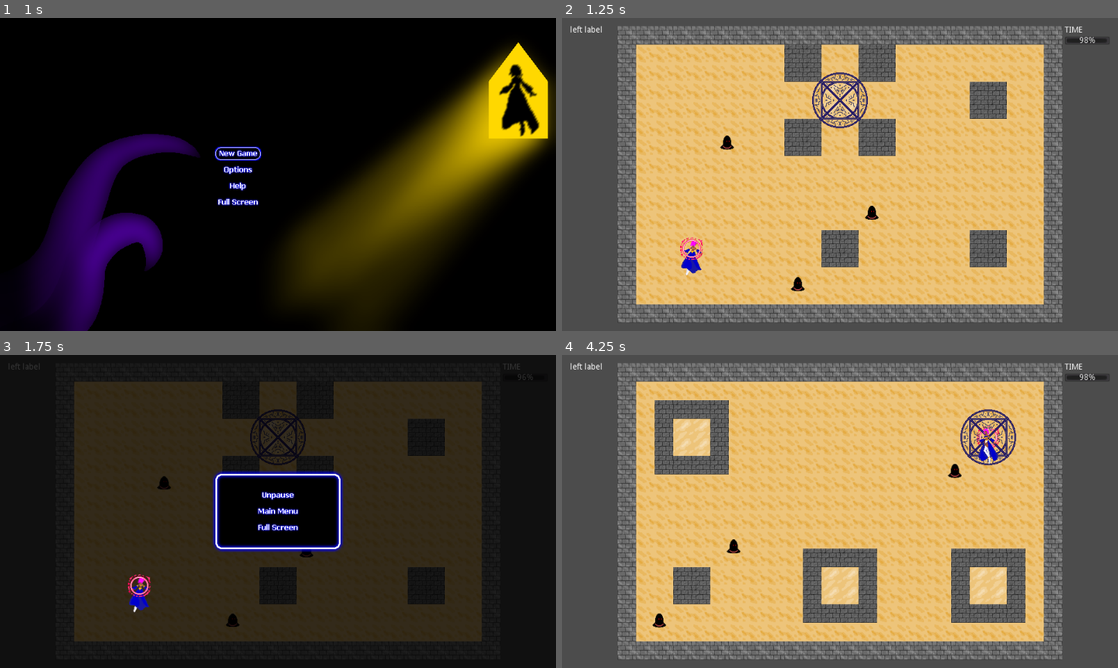
Above: before the commit, frames 1-4 (two rows, left to right).
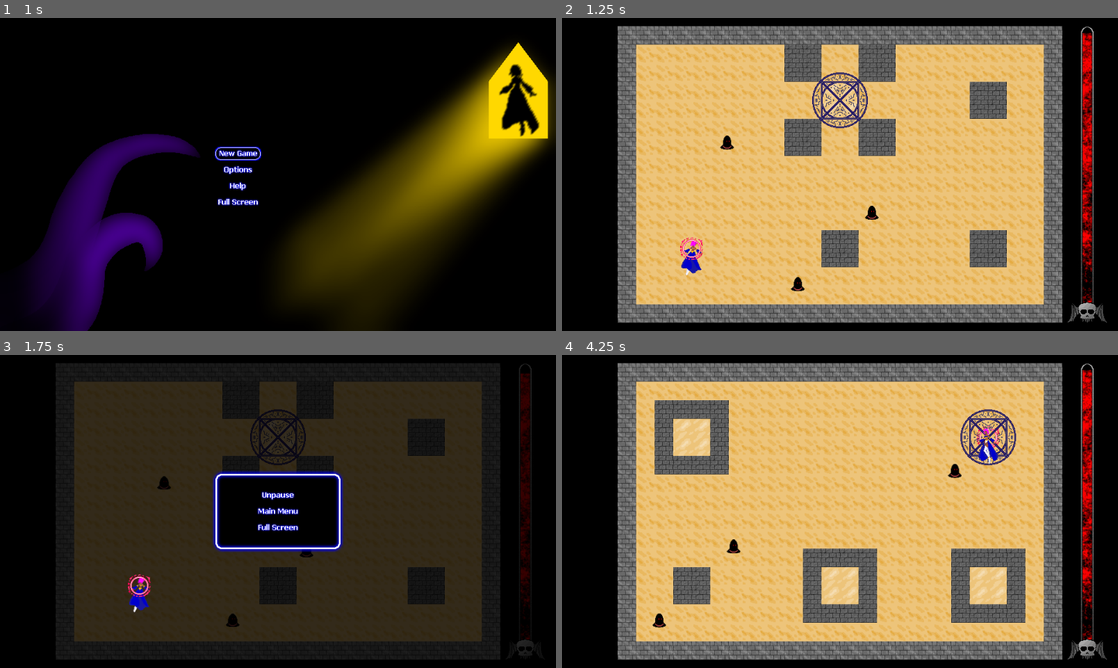
Above: after the commit, the same moments.

Repository: alpacanumerals/LD51
Game: Godot game, scene res://Title.tscn
The game is run twice, just before and just after one commit, with the same random seed, the same clock (stepped at 60 frames per second) and the same inputs.
Inputs (mouse positions are in pixels of both pictures, inside the frame that each line leads up to):
- Up to frame 1 (1 s): click (239, 152) at 0.5 s
- Up to frame 2 (1.25 s): no input
- Up to frame 3 (1.75 s): tap Enter at 1.25 s; move the mouse to (400, 495) at 1.27 s; hold Right (ui_right) from 1.28 s (still down); tap P at 1.35 s; click (400, 495) at 1.42 s
- Up to frame 4 (4.25 s): release Right (ui_right) at 2 s; click (840, 527) at 2 s; click (840, 511) at 2.75 s; click (801, 489) at 3.5 s

Frame 1 is identical in both runs. In frame 2, 24% of the frame differs, in the area x 0-100%, y 0-100%; in frame 3, 0.5%; in frame 4, 24%.

Commit message:
timebar

Diff:
--- a/level/Game.tscn
+++ b/level/Game.tscn
@@ -1,11 +1,18 @@
-[gd_scene load_steps=4 format=2]
+[gd_scene load_steps=6 format=2]
 
 [ext_resource path="res://level/PlayArea.tscn" type="PackedScene" id=1]
+[ext_resource path="res://art/bar.png" type="Texture" id=2]
+[ext_resource path="res://art/barfill.png" type="Texture" id=3]
+[ext_resource path="res://level/timeprogress.gd" type="Script" id=4]
 [ext_resource path="res://level/game.gd" type="Script" id=8]
-[ext_resource path="res://level/timebar.gd" type="Script" id=9]
 
 [node name="GameRoot" type="Node"]
 script = ExtResource( 8 )
+
+[node name="ColorRect" type="ColorRect" parent="."]
+anchor_right = 1.0
+anchor_bottom = 1.0
+color = Color( 0, 0, 0, 1 )
 
 [node name="MarginContainer" type="MarginContainer" parent="."]
 anchor_right = 1.0
@@ -24,30 +31,31 @@
 margin_bottom = 512.0
 size_flags_horizontal = 3
 
-[node name="Label" type="Label" parent="MarginContainer/HBoxContainer/Left Bar"]
-margin_right = 78.0
-margin_bottom = 14.0
-text = "left label"
-
 [node name="PlayArea" parent="MarginContainer/HBoxContainer" instance=ExtResource( 1 )]
 
-[node name="Right Bar" type="VBoxContainer" parent="MarginContainer/HBoxContainer"]
+[node name="CenterContainer" type="CenterContainer" parent="MarginContainer/HBoxContainer"]
 margin_left = 854.0
 margin_right = 932.0
 margin_bottom = 512.0
 size_flags_horizontal = 3
+size_flags_vertical = 3
 
-[node name="Label" type="Label" parent="MarginContainer/HBoxContainer/Right Bar"]
-margin_right = 78.0
-margin_bottom = 14.0
-text = "TIME"
+[node name="TextureProgress" type="TextureProgress" parent="MarginContainer/HBoxContainer/CenterContainer"]
+margin_left = 31.0
+margin_top = 3.0
+margin_right = 47.0
+margin_bottom = 509.0
+max_value = 10.0
+step = 0.01
+texture_progress = ExtResource( 3 )
+fill_mode = 3
+script = ExtResource( 4 )
 
-[node name="TimeBar" type="ProgressBar" parent="MarginContainer/HBoxContainer/Right Bar"]
-margin_top = 18.0
-margin_right = 78.0
-margin_bottom = 32.0
-max_value = 10.0
-script = ExtResource( 9 )
+[node name="TextureRect" type="TextureRect" parent="MarginContainer/HBoxContainer/CenterContainer"]
+margin_left = 3.0
+margin_right = 75.0
+margin_bottom = 512.0
+texture = ExtResource( 2 )
 
 [connection signal="reset_map" from="." to="MarginContainer/HBoxContainer/PlayArea" method="_on_GameRoot_reset_map"]
 [connection signal="map_clear" from="MarginContainer/HBoxContainer/PlayArea" to="." method="_on_PlayArea_map_clear"]
--- a/level/PlayArea.tscn
+++ b/level/PlayArea.tscn
@@ -222,7 +222,6 @@
 
 [connection signal="mobs_clear" from="." to="MagicCircle" method="_on_PlayArea_mobs_clear"]
 [connection signal="shoot" from="PlayerRoot" to="." method="_on_PlayerRoot_shoot"]
-[connection signal="killed" from="Tentacle" to="." method="_on_Tentacle_killed"]
 [connection signal="area_entered" from="MagicCircle" to="MagicCircle" method="_on_MagicCircle_area_entered"]
 [connection signal="body_entered" from="MagicCircle" to="MagicCircle" method="_on_MagicCircle_body_entered"]
 [connection signal="circle_triggered" from="MagicCircle" to="." method="_on_MagicCircle_circle_triggered"]
--- a/level/timebar.gd
+++ b/level/timeprogress.gd
@@ -1,6 +1,6 @@
-extends ProgressBar
+extends TextureProgress
 
-# Called when the node enters the scene tree for the first time.
+
 func _ready():
     max_value = owner.max_time
 
Binary file added: art/bar.png
Not shown, added: art/bar.png.import
Binary file added: art/barfill.png
Not shown, added: art/barfill.png.import
Not shown, added: sprites/tiles/floor_b1.png.import
Not shown, added: sprites/tiles/floor_b1c1.png.import
Not shown, added: sprites/tiles/floor_b1c2.png.import
Not shown, added: sprites/tiles/floor_b1c3.png.import
Not shown, added: sprites/tiles/floor_b1c4.png.import
